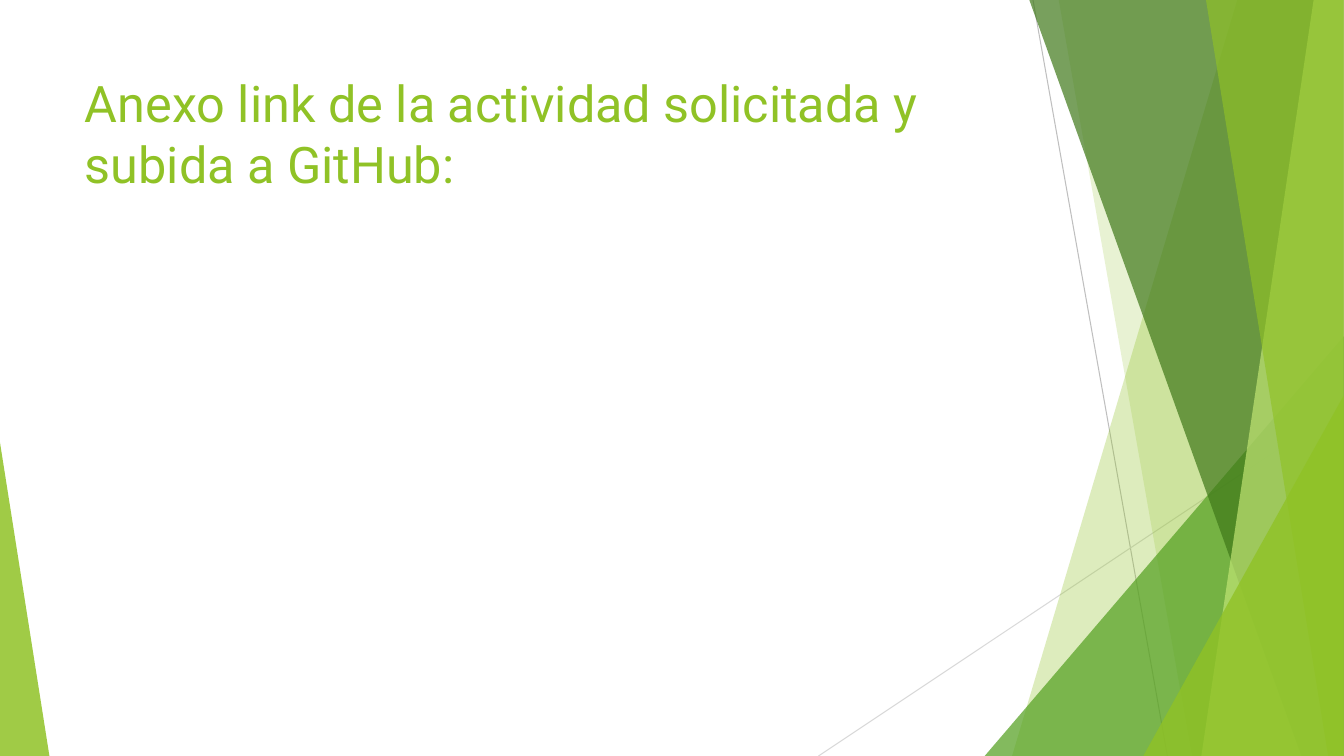
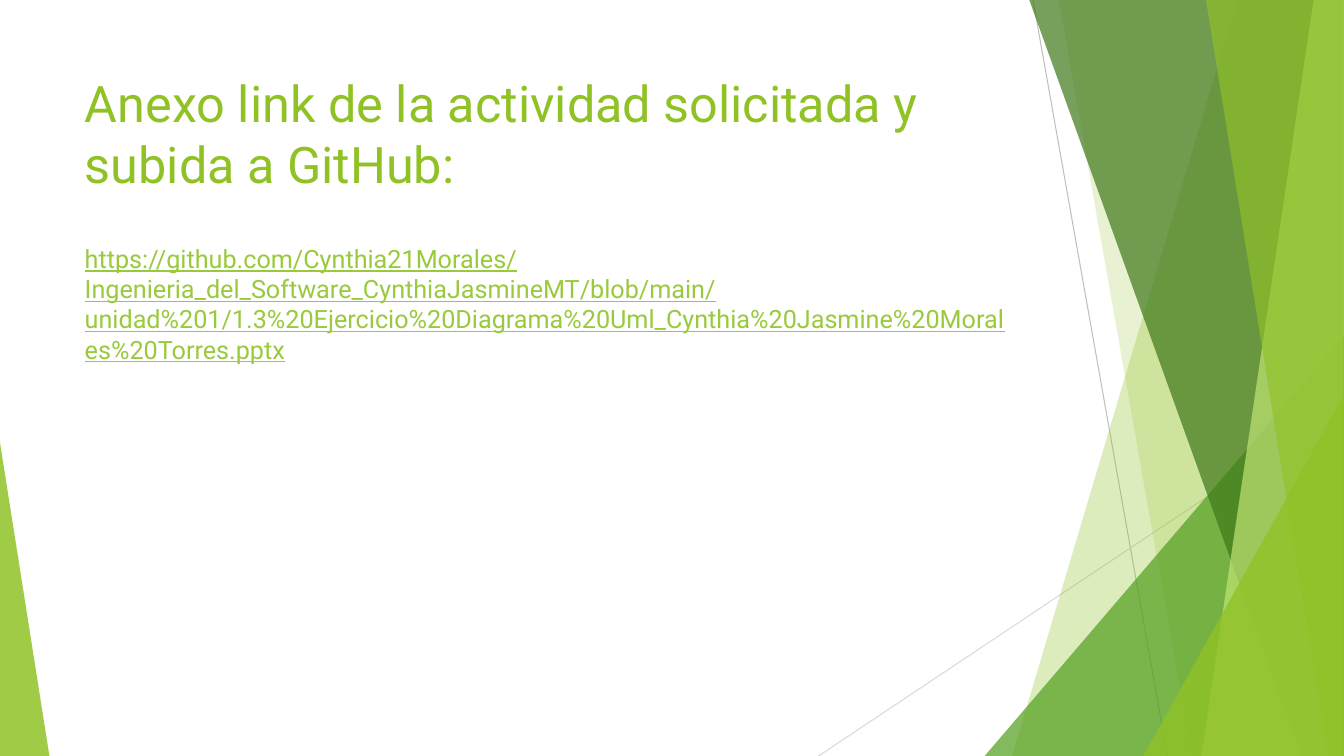
Before and after one commit to Cynthia21Morales/Ingenieria_del_Software_CynthiaJasmineMT, a slide deck: slide 9 of unidad 1/1.3 Ejercicio Diagrama Uml_Cynthia Jasmine Morales Torres.pptx (slide 8 before the commit). Drawn at 1344x756 pixels with LibreOffice and Linux fonts; fonts in the diff are those of the drawing. Boxes give left, top, right and bottom in pixels: in the first picture for what was removed or moved away, otherwise in the second. Text is boxed around its words. In the diff, an @@ line names an element or a change of style, - is before the commit and + after.

Commit message:
actividad

```diff
--- a/unidad 1/1.3 Ejercicio Diagrama Uml_Cynthia Jasmine Morales Torres.pptx
+++ b/unidad 1/1.3 Ejercicio Diagrama Uml_Cynthia Jasmine Morales Torres.pptx
@@ text added at box(85, 249, 1004, 364), 18 pt, text #99CA3C, underline @@
+https://github.com/Cynthia21Morales/Ingenieria_del_Software_CynthiaJasmineMT/blob/main/unidad%201/1.3%20Ejercicio%20Diagrama%20Uml_Cynthia%20Jasmine%20Morales%20Torres.pptx
```
Also in this commit, not shown: 1 other slide changed, 1 slide added.
